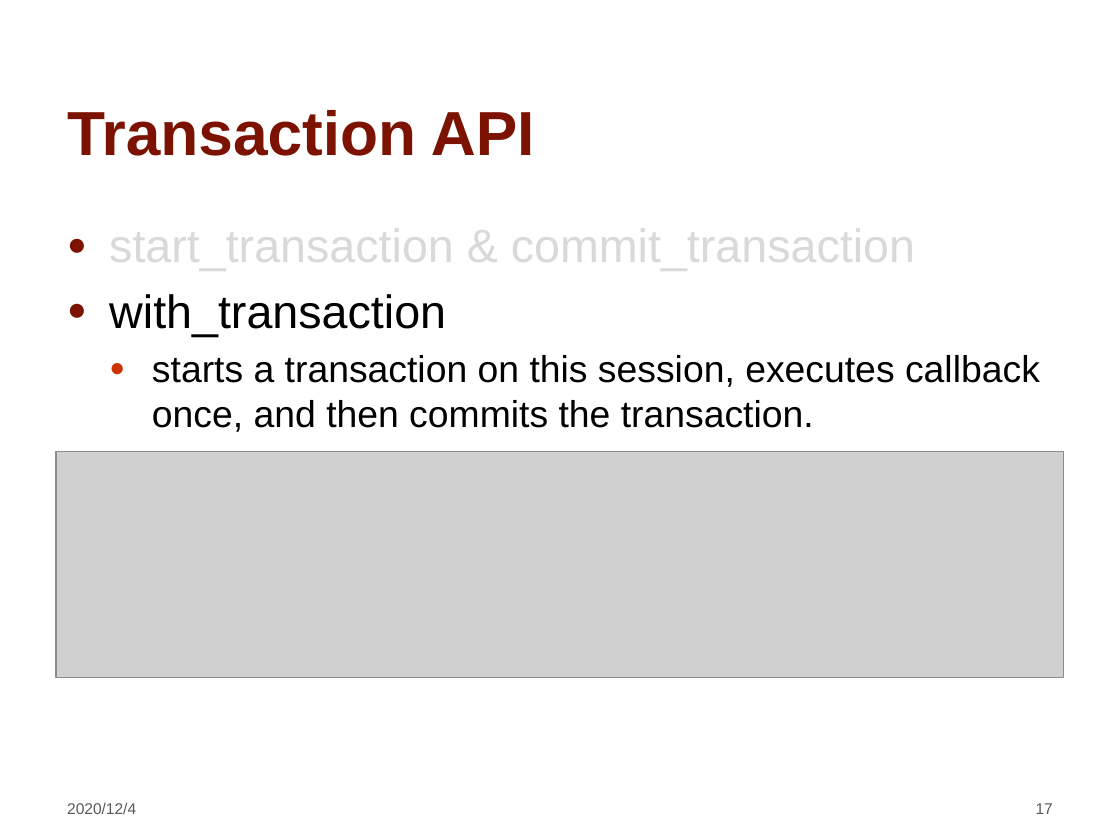
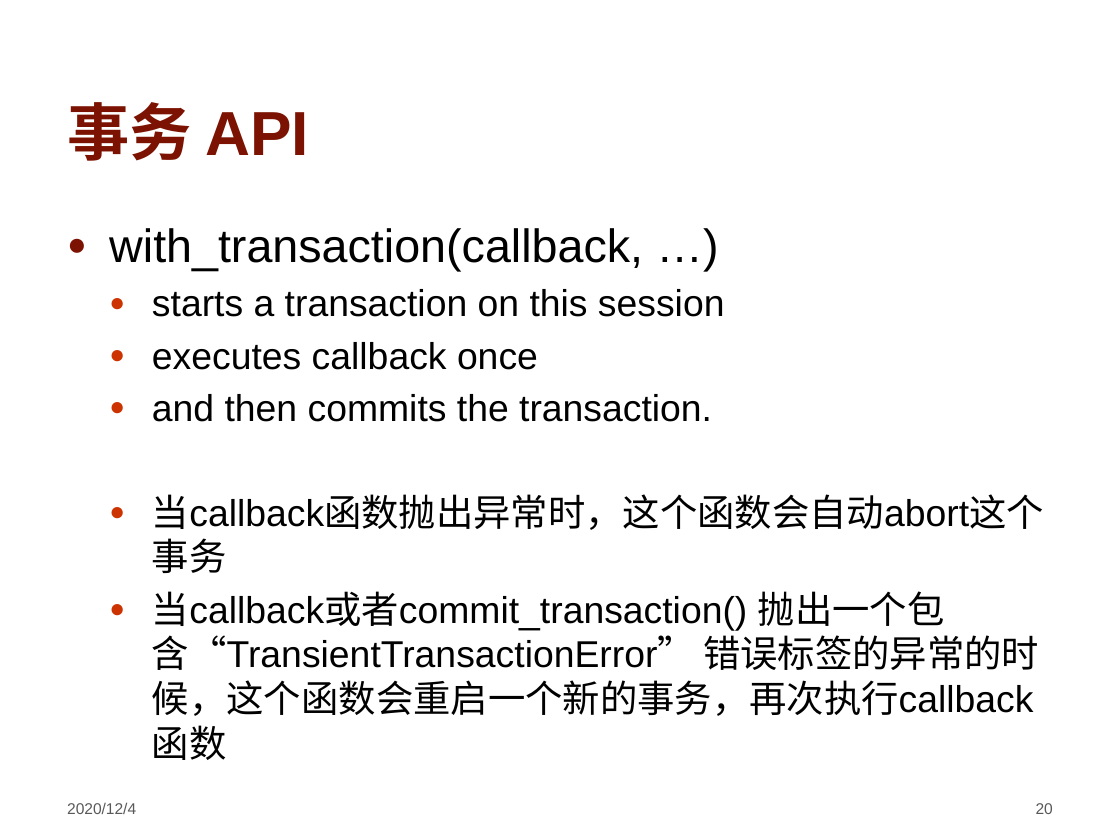
Before and after one commit to hengxin/awesome-dbs, a slide deck: slide 20 of ppt/Introduction-of-Transactions-in-MongoDB.pptx (slide 17 before the commit). Drawn at 1120x840 pixels with LibreOffice and Linux fonts; fonts in the diff are those of the drawing; grey boxes stand for pictures; background and template pictures are left out. Boxes give left, top, right and bottom in pixels: in the first picture for what was removed or moved away, otherwise in the second. Text is boxed around its words. In the diff, an @@ line names an element or a change of style, - is before the commit and + after.

```diff
--- a/ppt/Introduction-of-Transactions-in-MongoDB.pptx
+++ b/ppt/Introduction-of-Transactions-in-MongoDB.pptx
@@ title at <box>67,102,310,161</box>: text changed @@
-Transaction API
+事务 API
@@ text at <box>109,228,1044,716</box>: text changed @@
-● start_transaction & commit_transaction
-● with_transaction
-  ● starts a transaction on this session, executes callback once, and then commits the transaction.
+● with_transaction(callback, …)
+  ● starts a transaction on this session
+  ● executes callback once
+  ● and then commits the transaction.
+  ● 当callback函数抛出异常时，这个函数会自动abort这个事务
+  ● 当callback或者commit_transaction() 抛出一个包含“TransientTransactionError” 错误标签的异常的时候，这个函数会重启一个新的事务，再次执行callback函数
@@ picture removed at <box>56,451,1064,678</box> @@
@@ page number at <box>1036,803,1053,814</box>: text changed @@
-17
+20
```
Also in this commit, not shown: 11 other slides changed, 15 slides added, 13 slides removed.
